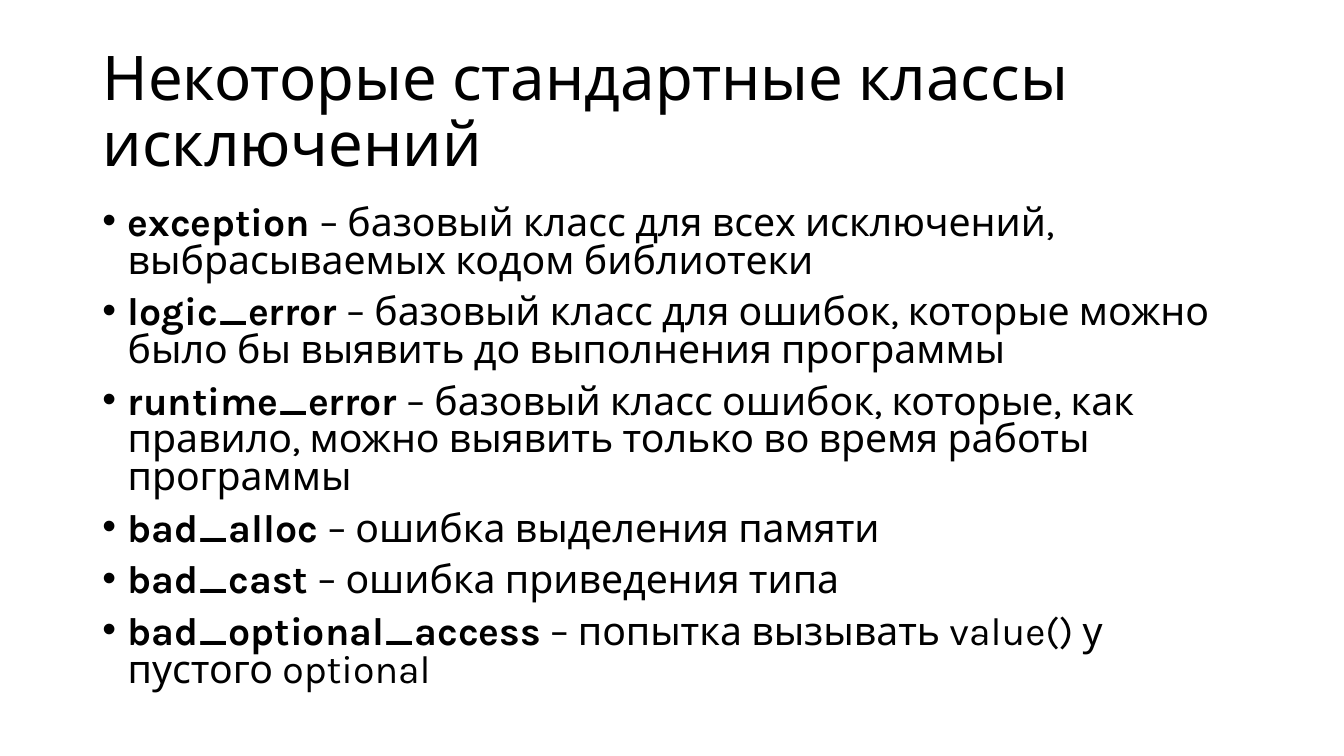
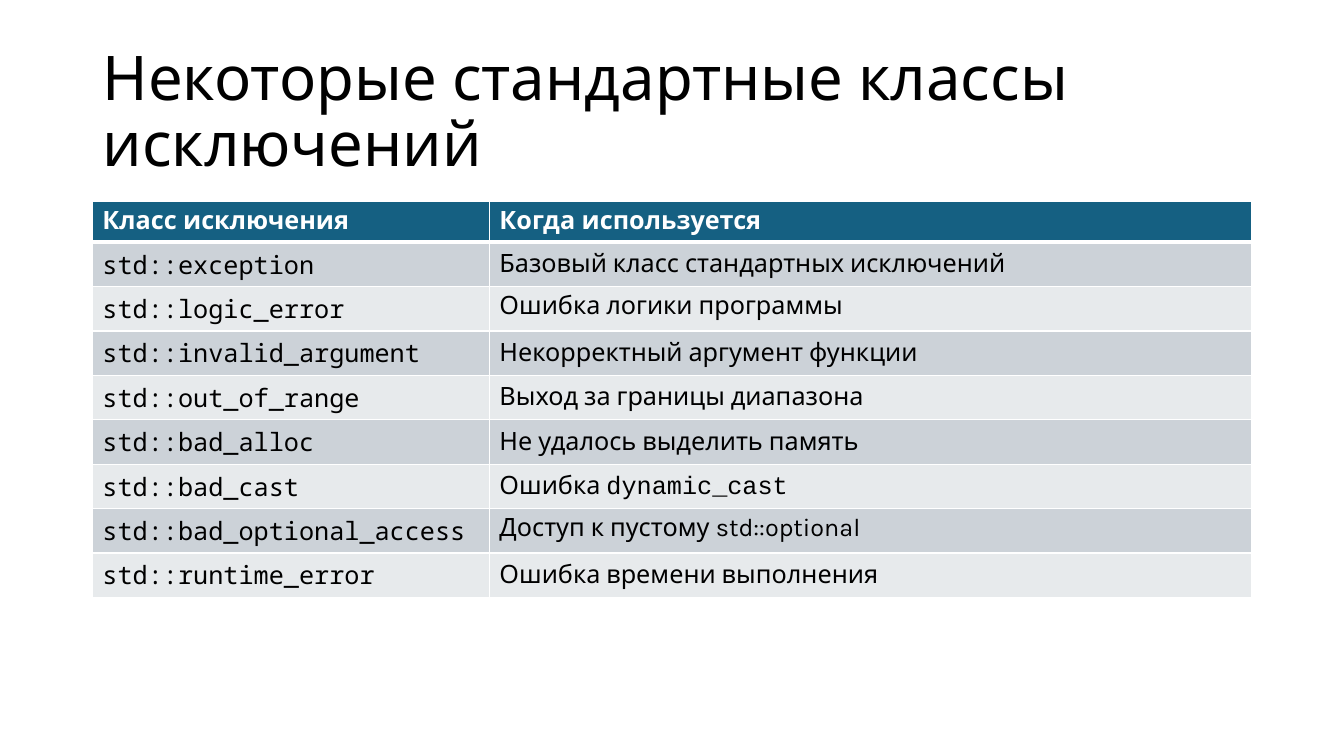
Before and after one commit to alexey-malov/oop, a slide deck: slide 25 of lectures/05/Обработка ошибок и исключительных ситуаций.pptx (slide 29 before the commit). Drawn at 1344x756 pixels with LibreOffice and Linux fonts; fonts in the diff are those of the drawing. Boxes give left, top, right and bottom in pixels: in the first picture for what was removed or moved away, otherwise in the second. Text is boxed around its words. In the diff, an @@ line names an element or a change of style, - is before the commit and + after.

Commit message:
Обновил лекции по перегрузке операций и обработке исключений

```diff
--- a/lectures/05/Обработка ошибок и исключительных ситуаций.pptx
+++ b/lectures/05/Обработка ошибок и исключительных ситуаций.pptx
@@ table added at <box>93,202,1252,593</box>, 9 rows, 2 columns @@
+Класс исключения | Когда используется
+std::exception | Базовый класс стандартных исключений
+std::logic_error | Ошибка логики программы
+std::invalid_argument | Некорректный аргумент функции
+std::out_of_range | Выход за границы диапазона
+std::bad_alloc | Не удалось выделить память
+std::bad_cast | Ошибка dynamic_cast
+std::bad_optional_access | Доступ к пустому std::optional
+std::runtime_error | Ошибка времени выполнения
@@ text removed at <box>128,206,1209,693</box> @@
-• exception – базовый класс для всех исключений, выбрасываемых кодом библиотеки
-• logic_error – базовый класс для ошибок, которые можно было бы выявить до выполнения программы
-• runtime_error – базовый класс ошибок, которые, как правило, можно выявить только во время работы программы
-• bad_alloc – ошибка выделения памяти
-• bad_cast – ошибка приведения типа
-• bad_optional_access – попытка вызывать value() у пустого optional
```
Also in this commit, not shown: 29 other slides changed, 8 slides added, 13 slides removed, 1 other file.
